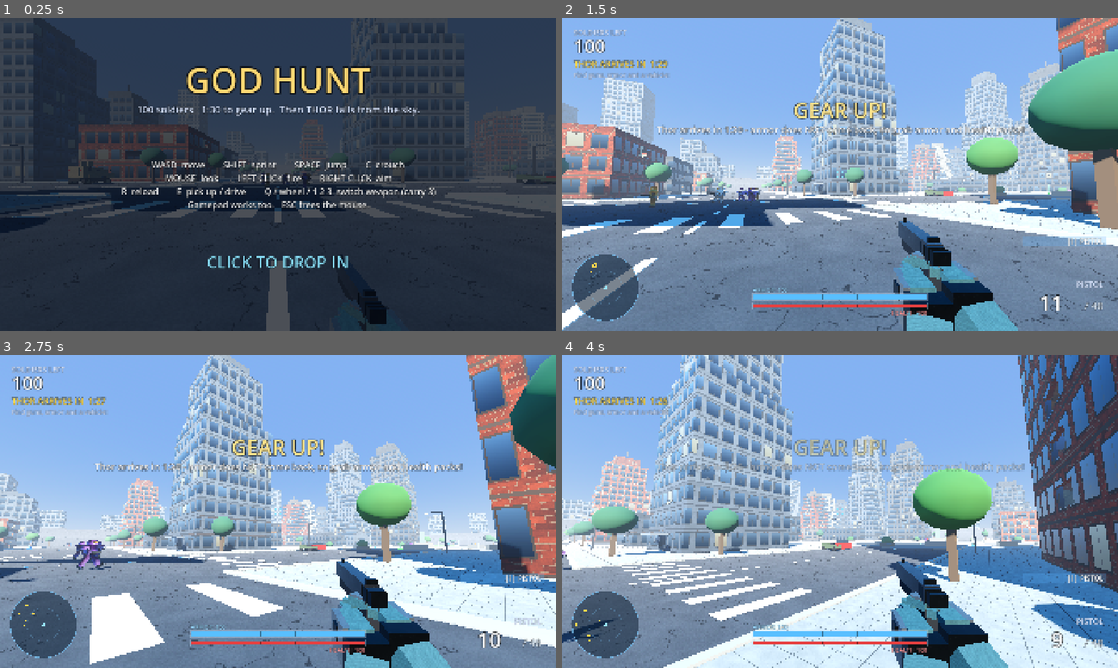
Above: before the commit, frames 1-4 (two rows, left to right).
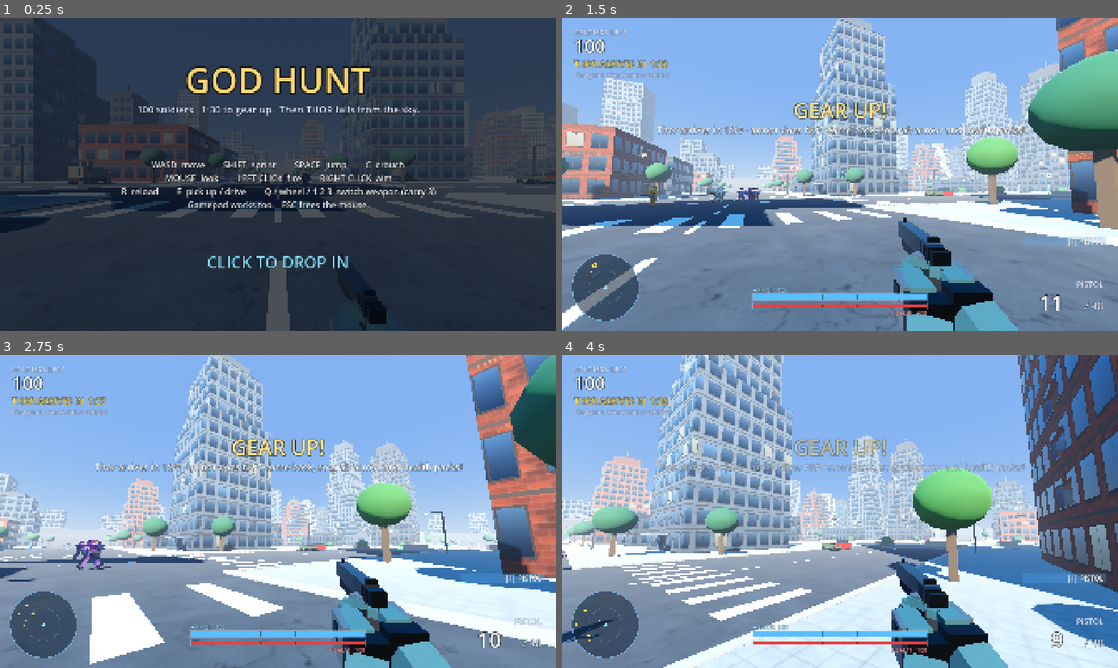
Above: after the commit, the same moments.

Repository: hotspotfufu/WRATH-
Game: Godot game, scene res://main.tscn
Two runs of this game, one before a commit and one after it. Both use one fixed random seed, a clock stepped at 60 frames per second and the inputs below.
Inputs (mouse positions are in pixels of both pictures, inside the frame that each line leads up to):
- Up to frame 1 (0.25 s): no input
- Up to frame 2 (1.5 s): tap Enter at 0.5 s; move the mouse to (962, 158) at 0.52 s; hold Right 0.53-1.28 s; hold Right mouse button (aim) 0.53-1.28 s; click (962, 158) at 0.67 s; tap Space (jump) at 0.77 s; move the mouse to (812, 174) at 1.27 s; hold Up from 1.28 s (still down); tap C (crouch) at 1.35 s
- Up to frame 3 (2.75 s): keep holding Up; tap Space (jump) at 1.52 s; move the mouse to (289, 505) at 2.02 s; press the mouse at (289, 505) at 2.03 s
- Up to frame 4 (4 s): keep holding Up; move the mouse to (834, 517) at 2.77 s; release the mouse at (834, 517) at 2.78 s; tap S (move_b) at 2.85 s; click (834, 517) at 2.92 s; tap Space (jump) at 3.02, 3.77 s; move the mouse to (878, 514) at 3.52 s; tap W (move_f) at 3.6 s

The runs differ from the first frame. In frame 2, 1.1% of the frame differs, in the area x 0-100%, y 0-100%; in frame 3, 1.3%; in frame 4, 1.5%.

Commit message:
Add files via upload

Diff:
--- a/project.godot
+++ b/project.godot
@@ -6,7 +6,7 @@
 [application]
 
 config/name="GOD HUNT"
-config/description="100 soldiers. 3 minutes to gear up. Then a god falls from the sky."
+config/description="25 soldiers. 90 seconds to gear up. Then a god falls from the sky."
 run/main_scene="res://main.tscn"
 config/features=PackedStringArray("4.7", "GL Compatibility")
 
@@ -41,3 +41,12 @@
 textures/vram_compression/import_etc2_astc=true
 environment/defaults/default_clear_color=Color(0.55, 0.7, 0.85, 1)
 anti_aliasing/quality/msaa_3d=1
+mesh_lod/lod_change/threshold_pixels=4.0
+
+[importer_defaults]
+
+texture={
+"compress/lossy_quality": 0.85,
+"compress/mode": 1,
+"mipmaps/generate": true
+}
